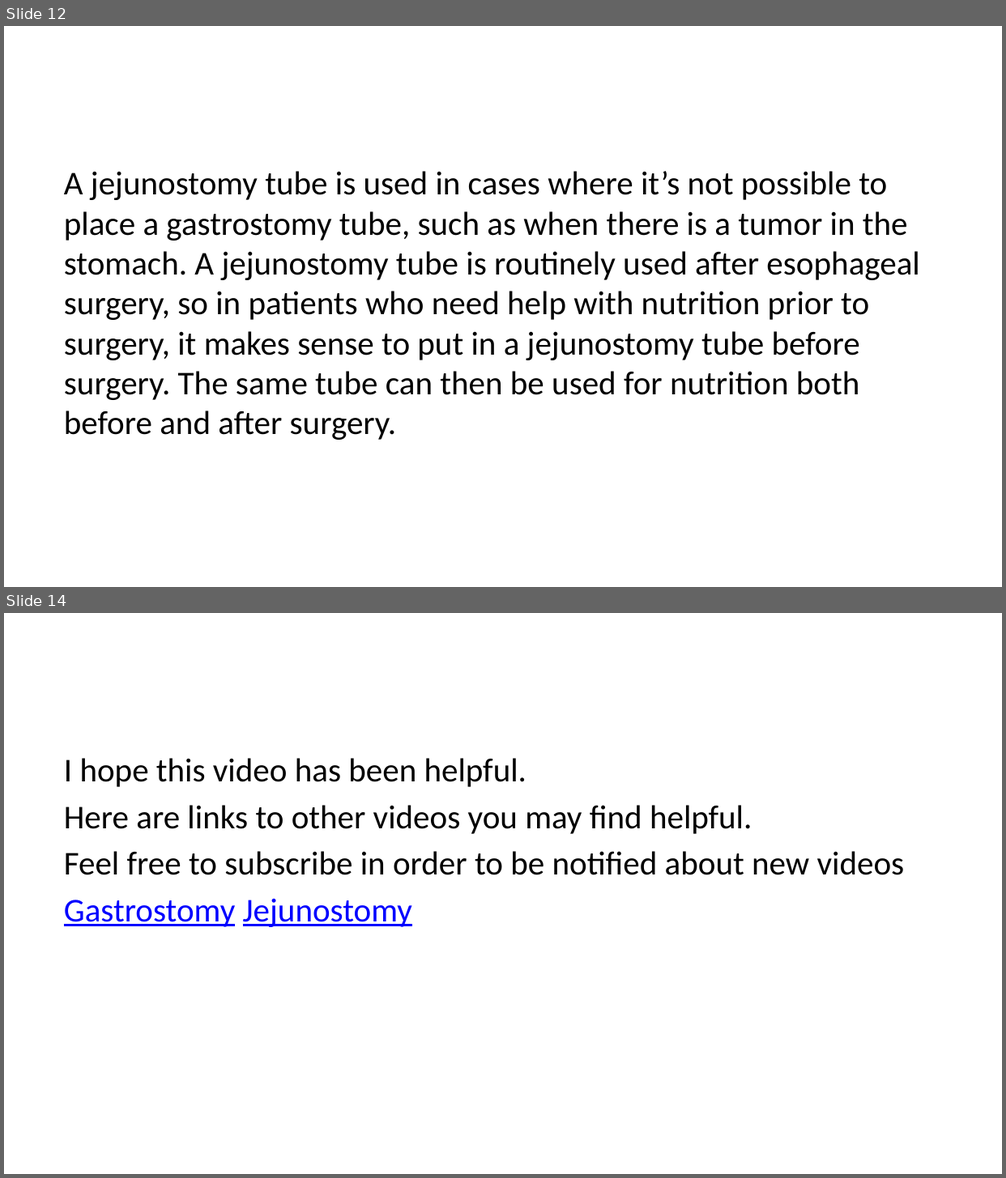
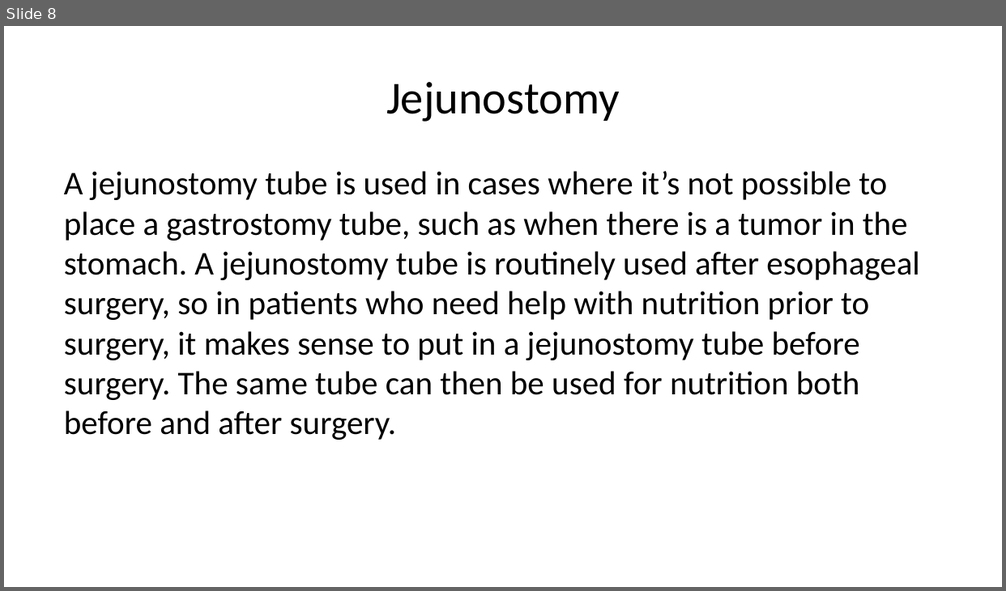
Before and after one commit to jcsalo/patient_education, a slide deck: lci_nutrition.pptx. Shown one above the other, each under a label of ours: slides 12 and 14 before the commit, slide 8 after it; the slides between them are not shown. The pictures are 1006x1178 and 1006x591 pixels, drawn with LibreOffice and Linux fonts; fonts in the diff are those of the drawing. Boxes give left, top, right and bottom in pixels: in the first picture for what was removed or moved away, otherwise in the second. Text is boxed around its words. In the diff, an @@ line names an element or a change of style, - is before the commit and + after.

```diff
--- a/lci_nutrition.pptx
+++ b/lci_nutrition.pptx
@@ slide 14 removed at (4,613,1002,1174), background #FFFFFF @@
@@ text removed at (64,758,905,927) @@
-I hope this video has been helpful.
-Here are links to other videos you may find helpful.
-Feel free to subscribe in order to be notified about new videos
-Gastrostomy Jejunostomy
@@ what was slide 12 is now slide 8 @@
@@ slide 8 changed as well @@
@@ title added at (386,82,620,122), 33 pt, text #000000 @@
+Jejunostomy
```
Also in this commit, not shown: 5 other slides changed, 1 slide added, 6 other slides removed, 39 other files.
